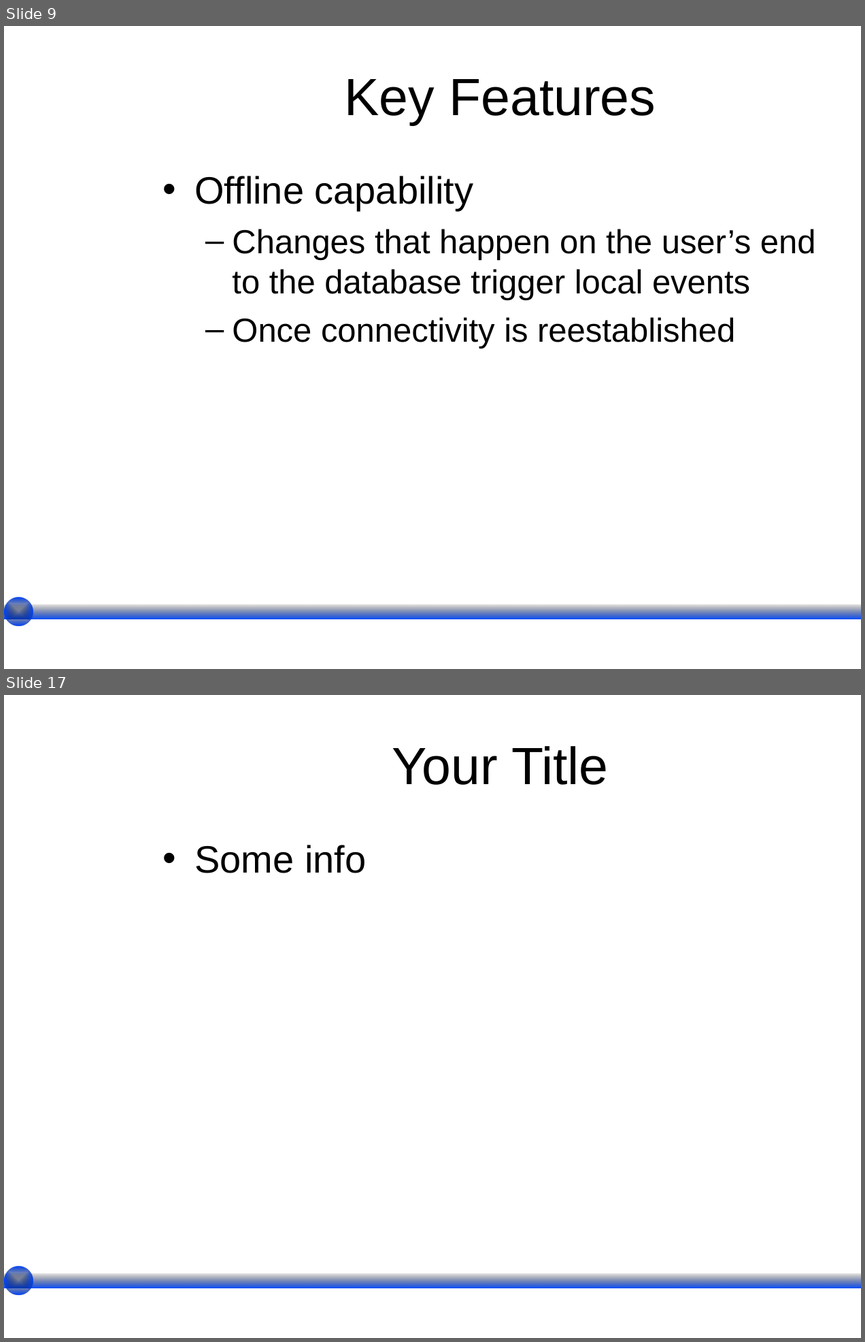
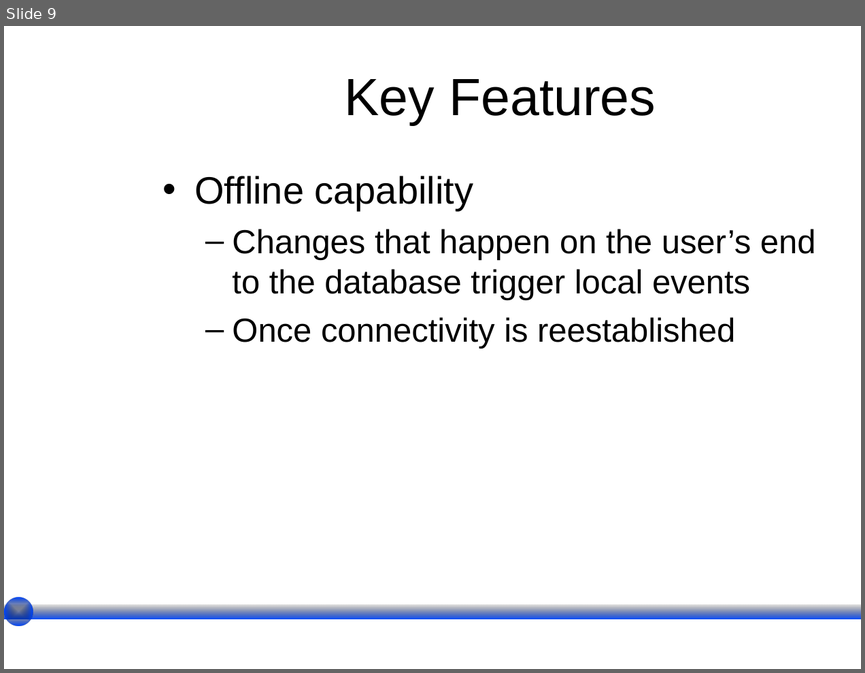
Before and after one commit to wesreisz/cis411-lightningTalks, a slide deck: Hill_LightningTalk.ppt. Shown one above the other, each under a label of ours: slides 9 and 17 before the commit, slide 9 after it; the slides between them are not shown. The pictures are 865x1342 and 865x673 pixels, drawn with LibreOffice and Linux fonts; fonts in the diff are those of the drawing; background and template pictures are left out. Boxes give left, top, right and bottom in pixels: in the first picture for what was removed or moved away, otherwise in the second. Text is boxed around its words. In the diff, an @@ line names an element or a change of style, - is before the commit and + after.

```diff
--- a/Hill_LightningTalk.ppt
+++ b/Hill_LightningTalk.ppt
@@ slide 17 removed at (4, 695, 861, 1338), background picture (left out) @@
@@ title removed at (392, 746, 609, 785) @@
-Your Title
@@ text removed at (194, 845, 366, 873) @@
-• Some info
@@ rectangle removed at (4, 1273, 861, 1288) @@
@@ ellipse removed at (4, 1266, 33, 1295) @@
```
Also in this commit, not shown: 1 slide changed, 6 slides added, 8 other slides removed.
